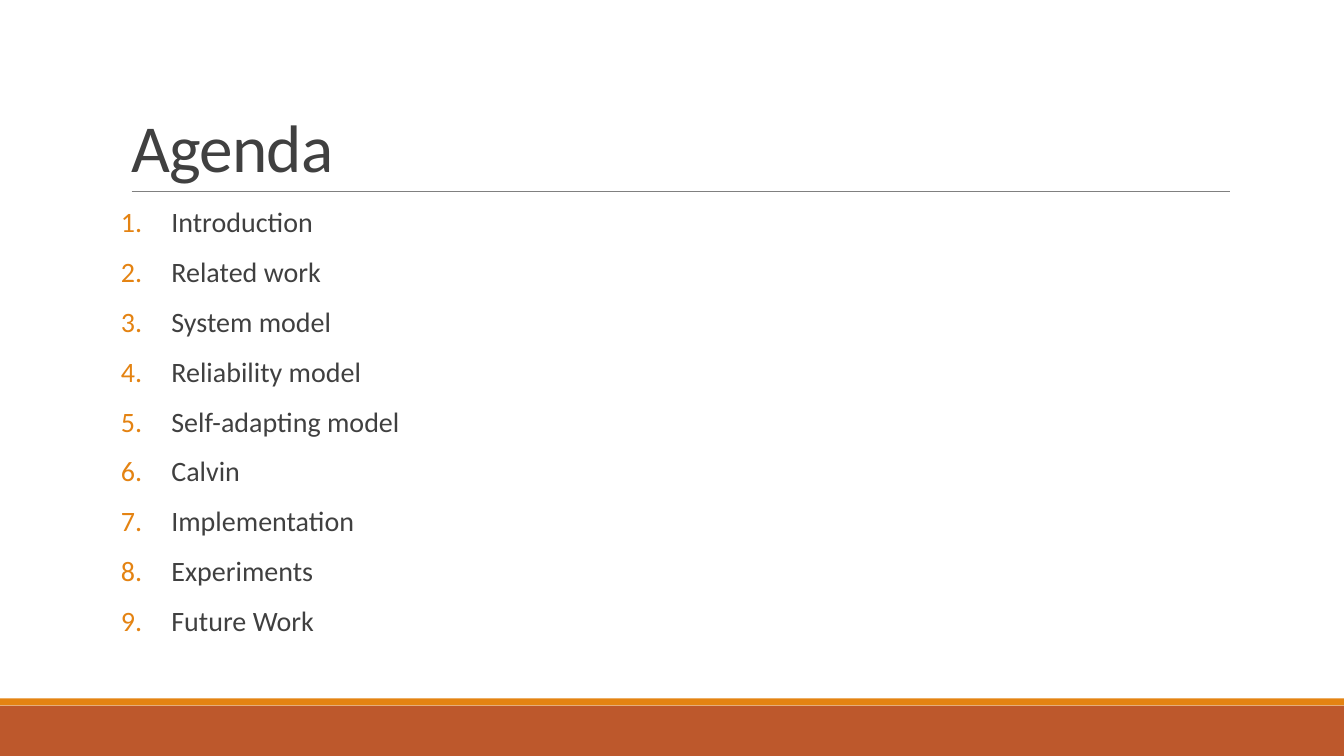
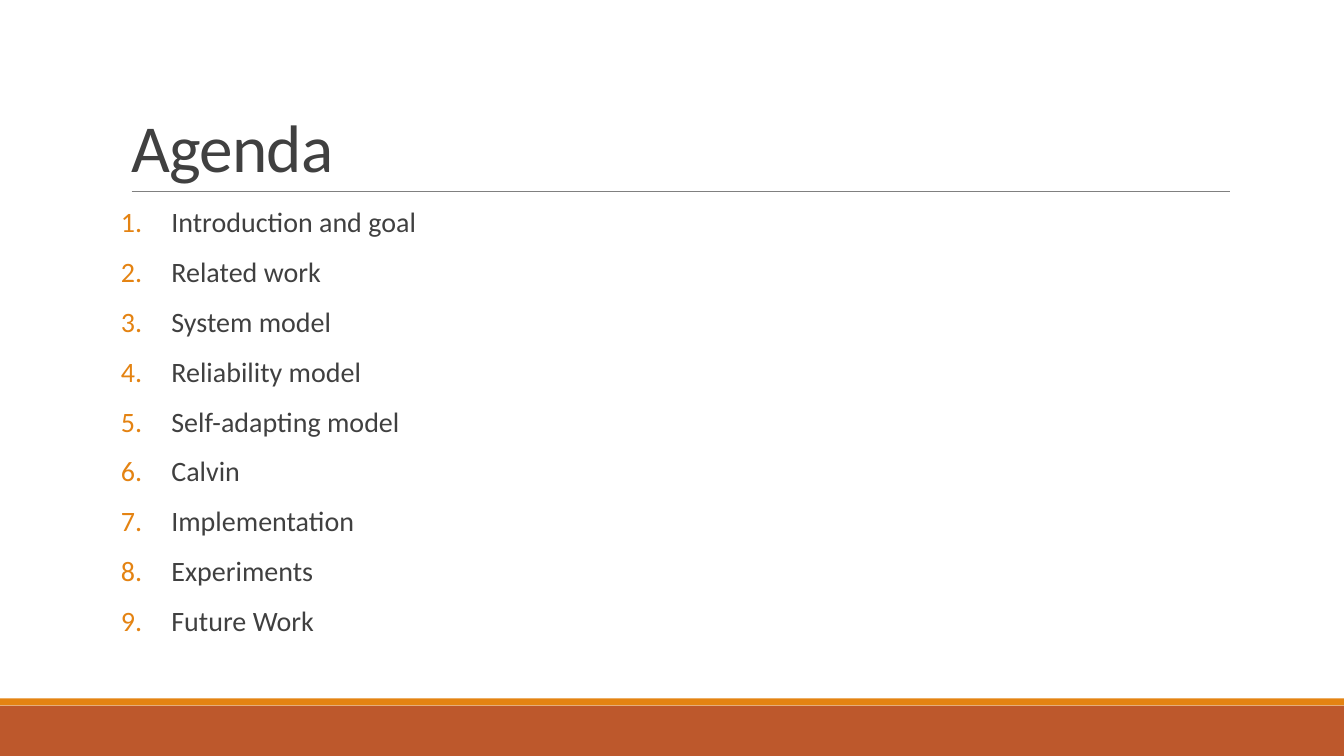
Before and after one commit to PStahl/master_thesis, a slide deck: slide 2 of presentation/presentation.pptx. Drawn at 1344x756 pixels with LibreOffice and Linux fonts; fonts in the diff are those of the drawing. Boxes give left, top, right and bottom in pixels: in the first picture for what was removed or moved away, otherwise in the second. Text is boxed around its words. In the diff, an @@ line names an element or a change of style, - is before the commit and + after.

```diff
--- a/presentation/presentation.pptx
+++ b/presentation/presentation.pptx
@@ text at [171, 212, 416, 237]: text changed @@
-1. Introduction
+1. Introduction and goal
```
Also in this commit, not shown: 2 other slides changed, 2 slides added.
